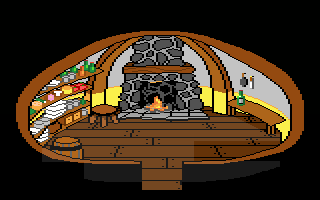
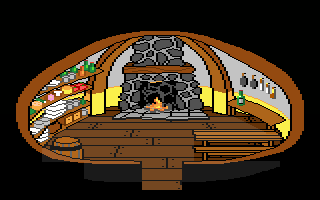
Revision of a layered 320 × 200 image; what changed, layer by layer:
showed "table" over [192, 129, 284, 160]
removed layer "stool" over [88, 104, 120, 128]
painted on "fire3" over [154, 96, 162, 104]
painted on "fire2" over [154, 96, 162, 104]
removed layer "fire" over [154, 96, 162, 104]
painted on "background" over [154, 75, 276, 104]
